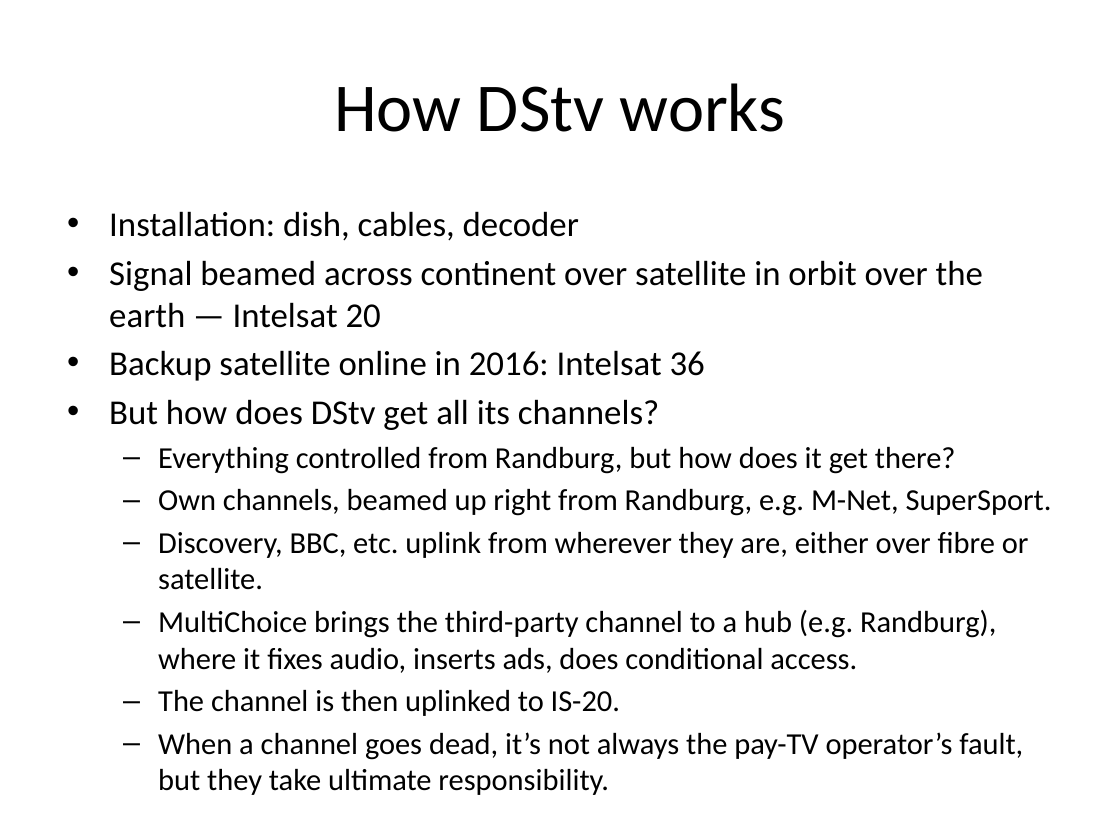
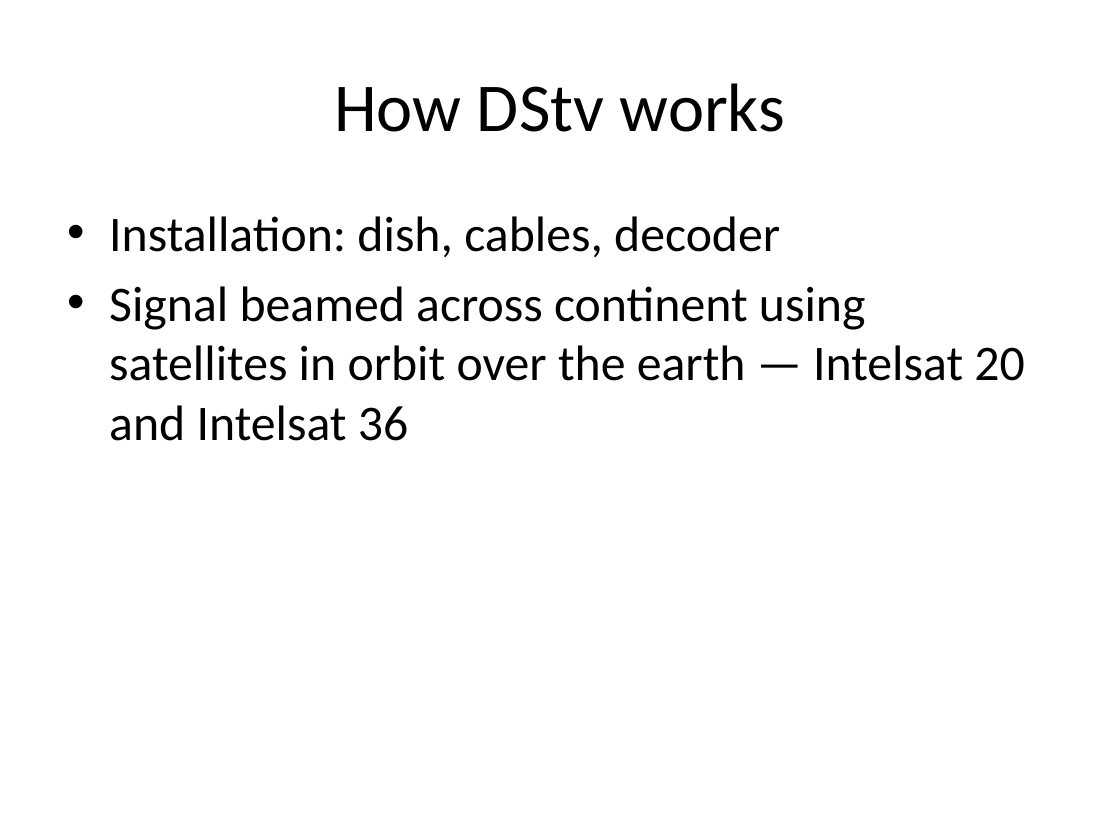
Before and after one commit to sigstart/sigstart.github.io, a slide deck: slide 7 of tv-broadcasting/TV broadcasting presentation outline.pptx (slide 6 before the commit). Drawn at 1120x840 pixels with LibreOffice and Linux fonts; fonts in the diff are those of the drawing. Boxes give left, top, right and bottom in pixels: in the first picture for what was removed or moved away, otherwise in the second. Text is boxed around its words. In the diff, an @@ line names an element or a change of style, - is before the commit and + after.

```diff
--- a/tv-broadcasting/TV broadcasting presentation outline.pptx
+++ b/tv-broadcasting/TV broadcasting presentation outline.pptx
@@ text at (109, 216, 780, 257): size 22.4 to 32 pt in "Installation: dish, cables, decoder"; more space between paragraphs @@
@@ text at (109, 286, 1024, 441): text changed; size 19.6 to 32 pt @@
-• Signal beamed across continent over satellite in orbit over the earth — Intelsat 20
-• Backup satellite online in 2016: Intelsat 36
-• But how does DStv get all its channels?
-  – Everything controlled from Randburg, but how does it get there?
-  – Own channels, beamed up right from Randburg, e.g. M-Net, SuperSport.
-  – Discovery, BBC, etc. uplink from wherever they are, either over fibre or satellite.
-  – MultiChoice brings the third-party channel to a hub (e.g. Randburg), where it fixes audio, inserts ads, does conditional access.
-  – The channel is then uplinked to IS-20.
-  – When a channel goes dead, it’s not always the pay-TV operator’s fault, but they take ultimate responsibility.
+• Signal beamed across continent using satellites in orbit over the earth — Intelsat 20 and Intelsat 36
```
Also in this commit, not shown: 5 other slides changed, 3 slides added, 1 slide removed, 1 other file.
